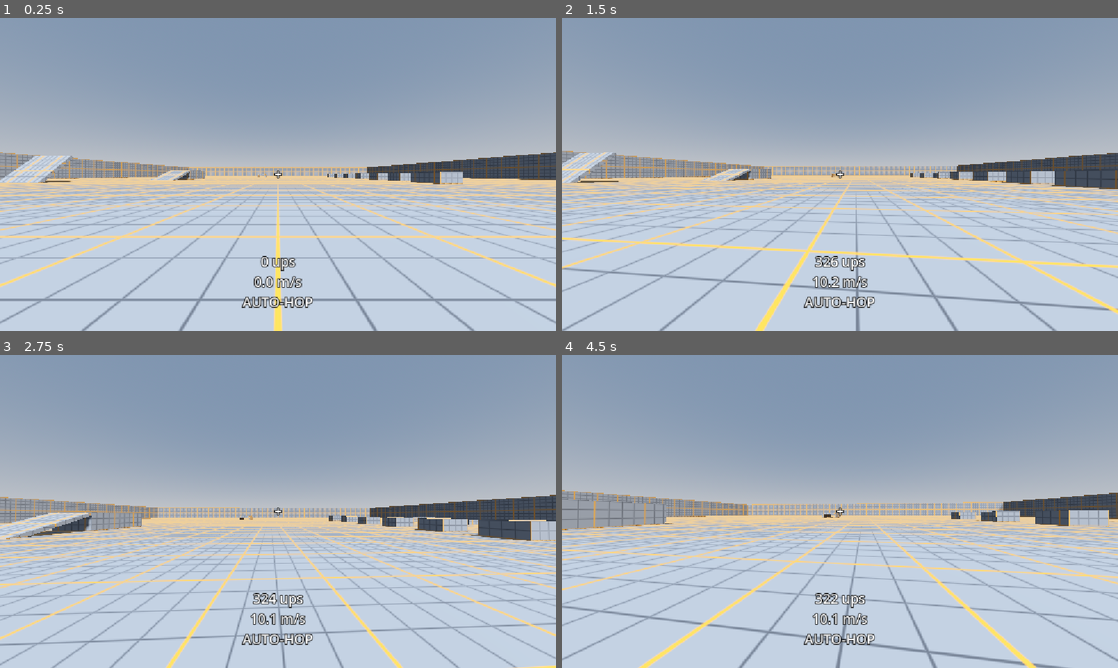
Above: before the commit, frames 1-4 (two rows, left to right).
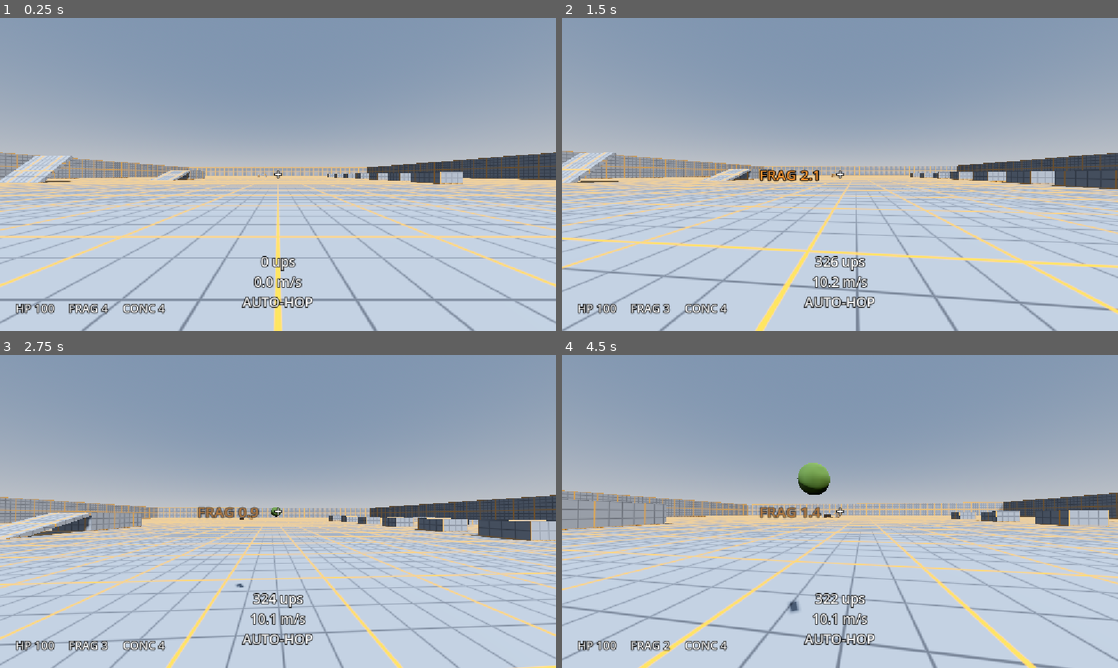
Above: after the commit, the same moments.

Repository: sealscarl/fortress-hop
Game: Godot game, scene res://maps/test_hop.tscn
Same seed, same stepped clock (60 frames per second), same inputs: the game is played once before the commit and once after it. Sound files missing from this copy of the repository are replaced by a short silence.
Inputs (mouse positions are in pixels of both pictures, inside the frame that each line leads up to):
- Up to frame 1 (0.25 s): no input
- Up to frame 2 (1.5 s): tap Enter at 0.5 s; move the mouse to (867, 174) at 0.52 s; hold E (move_forward) from 0.53 s (still down); right-click (867, 174) at 0.6 s; tap Space (jump) at 0.77, 1.07 s; tap Q (grenade_2) at 0.8, 1.35 s; move the mouse to (812, 174) at 1.27 s
- Up to frame 3 (2.75 s): keep holding E (move_forward); tap Space (jump) at 1.52, 1.55, 1.82 s; move the mouse to (289, 505) at 2.02 s; hold Space (jump) from 2.03 s (still down); right-click (289, 505) at 2.3 s
- Up to frame 4 (4.5 s): keep holding E (move_forward); move the mouse to (834, 517) at 2.77 s; release Space (jump) at 2.78 s; right-click (834, 517) at 2.85 s; tap Space (jump) at 3.02, 3.32 s; tap Q (grenade_2) at 3.05, 3.6 s; move the mouse to (878, 514) at 3.52 s; hold Space (jump) 3.53-4.28 s; move the mouse to (795, 508) at 4.27 s; right-click (795, 508) at 4.35 s

The runs differ from the first frame. In frame 1, 0.5% of the frame differs, in the area x 2-30%, y 91-95%; in frame 2, 0.8%; in frame 3, 0.9%; in frame 4, 1.3%, in the area x 2-49%, y 34-95%.

Commit message:
Add frag and concussion grenades with double-tap priming
- Tap a grenade key to prime (3 s fuse), tap again to throw. Held past
  the fuse, it goes off in your hand.
- Fuse timer on the HUD left of the crosshair; beeps once per second and
  four fast beeps in the final second. Timer keeps running after a throw.
- Conc physics from TFC (via Momentum Mod's reverse-engineered values):
  thrown concs push harder toward the edge of the 8.75 m radius; handheld
  concs multiply current velocity (x2.74 lateral, x4.1 vertical) with a
  Fortress Forever-style minimum lift of 4 m/s.
- Frag: 100 damage, Quake-style knockback, half self-damage for
  grenade jumps.
- Health, respawn on death, HUD status line, resupply pad on test map.
- Synthesized timer and explosion sounds, kept in regular Git rather
  than LFS so they can be pushed from any environment.

Co-Authored-By: Claude Opus 5.5 <noreply@anthropic.com>
Claude-Session: https://claude.ai/code/session_01QDQTtBCgcSKAcv2esYiLup

Diff:
--- /dev/null
+++ b/grenades/grenade.gd
@@ -0,0 +1,74 @@
+class_name Grenade
+extends RigidBody3D
+## A thrown grenade. Bounces off the world (not players), counts down its
+## fuse, then asks its thrower to detonate it at its current position.
+
+enum Type { FRAG, CONC }
+
+const COLORS := {
+	Type.FRAG: Color(0.25, 0.35, 0.15),
+	Type.CONC: Color(0.75, 0.9, 1.0),
+}
+
+var type: Type
+var fuse_left: float
+var thrower: GrenadeThrower
+var _mesh: MeshInstance3D
+
+
+static func spawn(p_thrower: GrenadeThrower, p_type: Type, pos: Vector3,
+		vel: Vector3, fuse: float) -> Grenade:
+	var g := Grenade.new()
+	g.thrower = p_thrower
+	g.type = p_type
+	g.fuse_left = fuse
+	p_thrower.get_tree().current_scene.add_child(g)
+	g.global_position = pos
+	g.linear_velocity = vel
+	g.angular_velocity = Vector3(randf_range(-7, 7), randf_range(-7, 7), randf_range(-7, 7))
+	return g
+
+
+func _init() -> void:
+	# Layer 2 = grenades. Collide with the world (layer 1) only, so grenades
+	# never block players and players never kick grenades around.
+	collision_layer = 2
+	collision_mask = 1
+	gravity_scale = 0.8  # Quake/TFC grenades fall at 0.8 x gravity.
+	continuous_cd = true
+	var mat := PhysicsMaterial.new()
+	mat.bounce = 0.6
+	mat.friction = 0.6
+	physics_material_override = mat
+	angular_damp = 1.5
+
+	var shape := CollisionShape3D.new()
+	var sphere := SphereShape3D.new()
+	sphere.radius = 0.12
+	shape.shape = sphere
+	add_child(shape)
+
+	_mesh = MeshInstance3D.new()
+	var sm := SphereMesh.new()
+	sm.radius = 0.12
+	sm.height = 0.24
+	_mesh.mesh = sm
+	add_child(_mesh)
+
+
+func _ready() -> void:
+	var m := StandardMaterial3D.new()
+	m.albedo_color = COLORS[type]
+	if type == Type.CONC:
+		m.emission_enabled = true
+		m.emission = Color(0.4, 0.7, 1.0)
+		m.emission_energy_multiplier = 0.6
+	_mesh.set_surface_override_material(0, m)
+
+
+func _physics_process(delta: float) -> void:
+	fuse_left -= delta
+	if fuse_left <= 0.0:
+		if is_instance_valid(thrower):
+			thrower.detonate(type, global_position, false)
+		queue_free()
--- /dev/null
+++ b/grenades/grenade_thrower.gd
@@ -0,0 +1,251 @@
+class_name GrenadeThrower
+extends Node
+## Lives on the player. Handles double-tap grenades (tap to prime, tap again
+## to throw), the fuse countdown (HUD + beeps), and explosion physics.
+##
+## Conc numbers come from Team Fortress Classic, as reverse-engineered by
+## Momentum Mod (accurate to about 0.1% of TFC), converted to meters
+## (1 m = 32 Quake units).
+
+const TICK_SOUND := preload("res://sounds/grenade_tick.wav")
+const TICK_FINAL_SOUND := preload("res://sounds/grenade_tick_final.wav")
+const FRAG_SOUND := preload("res://sounds/explode_frag.wav")
+const CONC_SOUND := preload("res://sounds/explode_conc.wav")
+
+@export_group("Priming and throwing")
+## Seconds from priming to explosion. Hold past this and it goes off in your hand.
+## TFC conc fuse: 3.81 s.
+@export var fuse_time := 3.0
+@export var max_frags := 4
+@export var max_concs := 4
+## TFC/Momentum: 660 ups.
+@export var throw_speed := 20.625
+## Grenades leave at your aim angle tilted up by this much. TFC/Momentum: 18.5 deg.
+@export var throw_pitch_up_deg := 18.5
+## Fraction of your own velocity added to the throw. TFC: 0 (none).
+@export var inherit_velocity := 0.0
+
+@export_group("Frag")
+@export var frag_damage := 100.0
+## TFC: about 220 units.
+@export var frag_radius := 6.875
+## Knockback speed (m/s) per point of damage. Quake: 8 ups per point = 0.25 m/s.
+@export var frag_knockback := 0.25
+## Your own frags hurt you this much (grenade jumps cost health, not a life).
+@export var self_damage_scale := 0.5
+
+@export_group("Conc (thrown)")
+## TFC: 280 units.
+@export var conc_radius := 8.75
+## Inside this distance, a thrown conc acts like a handheld. TFC: 16 units.
+@export var conc_handheld_distance := 0.5
+
+@export_group("Conc (handheld)")
+## Handheld concs multiply your current horizontal velocity. TFC: 2.74.
+@export var hh_lateral_power := 2.74
+## ...and your current vertical velocity. TFC: 4.1.
+@export var hh_vertical_power := 4.1
+## Fortress Forever-style assist: a handheld always sends you up at least
+## this fast, even if you were standing still or falling. TFC: none (0),
+## so a mistimed handheld could slam you into the floor.
+@export var hh_min_up_speed := 4.0
+
+signal changed  ## Counts, prime state or timer changed (for the HUD).
+
+var frags := 0
+var concs := 0
+var held_type := -1          ## Grenade.Type in hand, or -1.
+var timer_type := -1         ## Type shown on the HUD timer (keeps running after a throw).
+var timer_left := 0.0
+var _last_tick_step := -1
+
+@onready var player: Player = get_parent()
+@onready var _beep := AudioStreamPlayer.new()
+
+
+func _ready() -> void:
+	add_child(_beep)
+	_beep.volume_db = -6.0
+	refill()
+
+
+func refill() -> void:
+	frags = max_frags
+	concs = max_concs
+	changed.emit()
+
+
+func _physics_process(delta: float) -> void:
+	if Input.is_action_just_pressed("grenade_1"):
+		_press(Grenade.Type.FRAG)
+	if Input.is_action_just_pressed("grenade_2"):
+		_press(Grenade.Type.CONC)
+
+	if timer_type == -1:
+		return
+	timer_left -= delta
+	_play_ticks()
+	if timer_left <= 0.0:
+		if held_type != -1:
+			# Held too long: it goes off in your hand.
+			var t := held_type
+			held_type = -1
+			detonate(t, player.center(), true)
+		timer_type = -1
+	changed.emit()
+
+
+func _press(type: Grenade.Type) -> void:
+	if held_type == -1:
+		_prime(type)
+	elif held_type == type:
+		_throw()
+	# Pressing the other grenade key while one is primed does nothing (TFC).
+
+
+func _prime(type: Grenade.Type) -> void:
+	if type == Grenade.Type.FRAG:
+		if frags <= 0: return
+		frags -= 1
+	else:
+		if concs <= 0: return
+		concs -= 1
+	held_type = type
+	timer_type = type
+	timer_left = fuse_time
+	_last_tick_step = -1
+	changed.emit()
+
+
+func _throw() -> void:
+	var cam := player.get_node("Head/Camera3D") as Camera3D
+	var aim := -cam.global_basis.z
+	# Tilt the throw upward around the camera's right axis.
+	aim = aim.rotated(cam.global_basis.x.normalized(), deg_to_rad(throw_pitch_up_deg)).normalized()
+	var vel := aim * throw_speed + player.velocity * inherit_velocity
+	Grenade.spawn(self, held_type, player.center(), vel, timer_left)
+	held_type = -1
+	changed.emit()
+
+
+## Beeps once per second, then four quick beeps in the final second.
+func _play_ticks() -> void:
+	var step: int
+	if timer_left > 1.0:
+		step = int(ceil(timer_left))           # 3, 2 -> one beep per second
+	else:
+		step = -int(ceil(timer_left / 0.25))   # -4..-1 -> beep every 0.25 s
+	if step != _last_tick_step and timer_left > 0.0:
+		_last_tick_step = step
+		_beep.stream = TICK_SOUND if step > 0 else TICK_FINAL_SOUND
+		_beep.play()
+
+
+## Called when the player dies: a primed grenade drops where you stand.
+func drop_held() -> void:
+	if held_type == -1:
+		return
+	Grenade.spawn(self, held_type, player.center(), Vector3.ZERO, timer_left)
+	held_type = -1
+	changed.emit()
+
+
+func detonate(type: Grenade.Type, origin: Vector3, handheld: bool) -> void:
+	_spawn_effect(type, origin)
+	if type == Grenade.Type.FRAG:
+		_frag_explode(origin)
+	else:
+		_conc_explode(origin, handheld)
+
+
+func _frag_explode(origin: Vector3) -> void:
+	for p: Player in get_tree().get_nodes_in_group("player"):
+		var offset := p.center() - origin
+		var dist := offset.length()
+		if dist > frag_radius:
+			continue
+		var points := frag_damage * (1.0 - dist / frag_radius)
+		var dir := offset / dist if dist > 0.05 else Vector3.UP
+		p.launch(p.velocity + dir * points * frag_knockback)
+		p.take_damage(points * (self_damage_scale if p == player else 1.0))
+
+
+func _conc_explode(origin: Vector3, handheld: bool) -> void:
+	for p: Player in get_tree().get_nodes_in_group("player"):
+		var offset := p.center() - origin
+		var dist := offset.length()
+		if dist > conc_radius:
+			continue
+		# A conc that went off in someone's hand only moves that person.
+		if handheld and p != player:
+			continue
+		if (handheld and p == player) or dist < conc_handheld_distance:
+			p.launch(_handheld_velocity(p.velocity))
+		else:
+			p.launch(_thrown_conc_velocity(offset))
+
+
+## TFC drop/thrown conc. Push grows with distance, peaking near the edge of
+## the blast. In Quake units the formula is:
+##   horizontal = h * (8.4 - 0.015 * d),  vertical = z * (12.6 - 0.0225 * d)
+## where h/z are your horizontal/vertical offset from the conc and d the total
+## distance. In meters the constants become 0.48 and 0.72.
+## Note it SETS your velocity rather than adding to it.
+func _thrown_conc_velocity(offset: Vector3) -> Vector3:
+	var dist := offset.length()
+	var horizontal := Vector3(offset.x, 0.0, offset.z) * (8.4 - 0.48 * dist)
+	var vertical := offset.y * (12.6 - 0.72 * dist)
+	return Vector3(horizontal.x, vertical, horizontal.z)
+
+
+## TFC handheld: multiplies the velocity you already had, so a good handheld
+## means jumping (and moving) at the instant it pops. Plus FF-style lift.
+func _handheld_velocity(v: Vector3) -> Vector3:
+	return Vector3(
+		v.x * hh_lateral_power,
+		maxf(v.y * hh_vertical_power, hh_min_up_speed),
+		v.z * hh_lateral_power)
+
+
+func _spawn_effect(type: Grenade.Type, origin: Vector3) -> void:
+	var scene := get_tree().current_scene
+	var radius := frag_radius if type == Grenade.Type.FRAG else conc_radius
+	var color := Color(1.0, 0.55, 0.15) if type == Grenade.Type.FRAG else Color(0.5, 0.8, 1.0)
+
+	var flash := MeshInstance3D.new()
+	var sm := SphereMesh.new()
+	sm.radius = 1.0
+	sm.height = 2.0
+	flash.mesh = sm
+	var m := StandardMaterial3D.new()
+	m.shading_mode = BaseMaterial3D.SHADING_MODE_UNSHADED
+	m.transparency = BaseMaterial3D.TRANSPARENCY_ALPHA
+	m.cull_mode = BaseMaterial3D.CULL_DISABLED
+	m.albedo_color = Color(color, 0.35)
+	flash.material_override = m
+	scene.add_child(flash)
+	flash.global_position = origin
+
+	var light := OmniLight3D.new()
+	light.light_color = color
+	light.light_energy = 6.0
+	light.omni_range = radius * 1.5
+	scene.add_child(light)
+	light.global_position = origin
+
+	var sound := AudioStreamPlayer3D.new()
+	sound.stream = FRAG_SOUND if type == Grenade.Type.FRAG else CONC_SOUND
+	sound.unit_size = 20.0
+	scene.add_child(sound)
+	sound.global_position = origin
+	sound.play()
+	sound.finished.connect(sound.queue_free)
+
+	# Sphere grows to the blast radius and fades: shows exactly how far it reaches.
+	var tw := scene.create_tween().set_parallel()
+	flash.scale = Vector3.ONE * 0.2
+	tw.tween_property(flash, "scale", Vector3.ONE * radius, 0.18)
+	tw.tween_property(m, "albedo_color:a", 0.0, 0.35)
+	tw.tween_property(light, "light_energy", 0.0, 0.35)
+	tw.chain().tween_callback(flash.queue_free)
+	tw.tween_callback(light.queue_free)
--- /dev/null
+++ b/maps/resupply.gd
@@ -0,0 +1,13 @@
+extends Area3D
+## Step on it to refill health and grenades.
+
+func _ready() -> void:
+	collision_layer = 0
+	collision_mask = 4  # Players.
+	body_entered.connect(_on_body_entered)
+
+
+func _on_body_entered(body: Node3D) -> void:
+	if body is Player:
+		body.health = body.max_health
+		body.grenades.refill()
--- a/maps/test_hop.tscn
+++ b/maps/test_hop.tscn
@@ -2,6 +2,18 @@
 
 [ext_resource type="PackedScene" path="res://player/player.tscn" id="1_player"]
 [ext_resource type="Shader" path="res://shaders/grid.gdshader" id="2_grid"]
+[ext_resource type="Script" path="res://maps/resupply.gd" id="3_resupply"]
+
+[sub_resource type="BoxShape3D" id="BoxShape3D_resupply"]
+size = Vector3(4, 2, 4)
+
+[sub_resource type="BoxMesh" id="BoxMesh_resupply"]
+size = Vector3(4, 0.1, 4)
+
+[sub_resource type="StandardMaterial3D" id="Mat_resupply"]
+albedo_color = Color(0.2, 0.9, 0.35, 1)
+emission_enabled = true
+emission = Color(0.1, 0.6, 0.2, 1)
 
 [sub_resource type="ShaderMaterial" id="ShaderMaterial_grid"]
 render_priority = 0
@@ -130,5 +142,17 @@
 size = Vector3(0.5000, 1.3000, 12.0000)
 material = SubResource("ShaderMaterial_grid")
 
+[node name="Resupply" type="Area3D" parent="."]
+transform = Transform3D(1, 0, 0, 0, 1, 0, 0, 0, 1, 6, 1, 60)
+script = ExtResource("3_resupply")
+
+[node name="Shape" type="CollisionShape3D" parent="Resupply"]
+shape = SubResource("BoxShape3D_resupply")
+
+[node name="Pad" type="MeshInstance3D" parent="Resupply"]
+transform = Transform3D(1, 0, 0, 0, 1, 0, 0, 0, 1, 0, -0.95, 0)
+mesh = SubResource("BoxMesh_resupply")
+surface_material_override/0 = SubResource("Mat_resupply")
+
 [node name="Player" parent="." instance=ExtResource("1_player")]
 transform = Transform3D(1, 0, 0, 0, 1, 0, 0, 0, 1, 0, 0.1, 60)
--- /dev/null
+++ b/player/hud.gd
@@ -0,0 +1,29 @@
+extends CanvasLayer
+## Grenade fuse timer (left of the crosshair), plus health and grenade counts.
+
+const FRAG_COLOR := Color(1.0, 0.6, 0.2)
+const CONC_COLOR := Color(0.55, 0.85, 1.0)
+
+@onready var player: Player = get_parent()
+@onready var timer_label: Label = $GrenadeTimer
+@onready var status_label: Label = $Status
+
+
+func _process(_delta: float) -> void:
+	var g := player.grenades
+	if g.timer_type == -1:
+		timer_label.visible = false
+	else:
+		timer_label.visible = true
+		var is_frag := g.timer_type == Grenade.Type.FRAG
+		var color := FRAG_COLOR if is_frag else CONC_COLOR
+		# Dim once thrown; flash red in the last second while still in hand.
+		if g.held_type == -1:
+			color.a = 0.55
+		elif g.timer_left < 1.0 and fmod(g.timer_left, 0.25) > 0.125:
+			color = Color(1, 0.2, 0.2)
+		timer_label.modulate = color
+		timer_label.text = "%s %.1f" % ["FRAG" if is_frag else "CONC", maxf(g.timer_left, 0.0)]
+
+	status_label.text = "HP %d     FRAG %d     CONC %d" % [
+		ceili(player.health), g.frags, g.concs]
--- a/player/player.tscn
+++ b/player/player.tscn
@@ -1,11 +1,23 @@
 [gd_scene format=3]
 
 [ext_resource type="Script" path="res://player/player_movement.gd" id="1_move"]
+[ext_resource type="Script" path="res://grenades/grenade_thrower.gd" id="2_gren"]
+[ext_resource type="Script" path="res://player/hud.gd" id="3_hud"]
 
 [sub_resource type="CapsuleShape3D" id="CapsuleShape3D_hull"]
 resource_local_to_scene = true
 radius = 0.4
 height = 1.8
+
+[sub_resource type="LabelSettings" id="LabelSettings_timer"]
+font_size = 30
+outline_size = 8
+outline_color = Color(0, 0, 0, 1)
+
+[sub_resource type="LabelSettings" id="LabelSettings_status"]
+font_size = 24
+outline_size = 6
+outline_color = Color(0, 0, 0, 1)
 
 [sub_resource type="LabelSettings" id="LabelSettings_speed"]
 font_size = 28
@@ -13,6 +25,7 @@
 outline_color = Color(0, 0, 0, 1)
 
 [node name="Player" type="CharacterBody3D" groups=["player"]]
+collision_layer = 4
 floor_max_angle = 0.785398
 floor_snap_length = 0.05
 script = ExtResource("1_move")
@@ -29,7 +42,11 @@
 fov = 90.0
 near = 0.05
 
+[node name="Grenades" type="Node" parent="."]
+script = ExtResource("2_gren")
+
 [node name="HUD" type="CanvasLayer" parent="."]
+script = ExtResource("3_hud")
 
 [node name="Speed" type="Label" parent="HUD"]
 anchors_preset = 7
@@ -64,3 +81,33 @@
 label_settings = SubResource("LabelSettings_speed")
 horizontal_alignment = 1
 vertical_alignment = 1
+
+[node name="GrenadeTimer" type="Label" parent="HUD"]
+visible = false
+anchors_preset = 8
+anchor_left = 0.5
+anchor_top = 0.5
+anchor_right = 0.5
+anchor_bottom = 0.5
+offset_left = -260.0
+offset_top = -22.0
+offset_right = -40.0
+offset_bottom = 22.0
+grow_horizontal = 0
+grow_vertical = 2
+text = "CONC 3.0"
+label_settings = SubResource("LabelSettings_timer")
+horizontal_alignment = 2
+vertical_alignment = 1
+
+[node name="Status" type="Label" parent="HUD"]
+anchors_preset = 2
+anchor_top = 1.0
+anchor_bottom = 1.0
+offset_left = 32.0
+offset_top = -64.0
+offset_right = 600.0
+offset_bottom = -28.0
+grow_vertical = 0
+text = "HP 100     FRAG 4     CONC 4"
+label_settings = SubResource("LabelSettings_status")
--- a/player/player_movement.gd
+++ b/player/player_movement.gd
@@ -47,6 +47,9 @@
 @export var stand_eye_height := 1.6
 @export var crouch_eye_height := 0.95
 
+@export_group("Health")
+@export var max_health := 100.0
+
 @export_group("Mouse")
 ## Degrees of turn per pixel of mouse movement (like Quake's m_yaw 0.022 x sens).
 @export var mouse_sensitivity := 0.1
@@ -54,13 +57,19 @@
 @onready var collision: CollisionShape3D = $CollisionShape3D
 @onready var head: Node3D = $Head
 @onready var speed_label: Label = $HUD/Speed
+@onready var grenades: GrenadeThrower = $Grenades
 
 var crouched := false
+var health := 100.0
 var spawn_transform: Transform3D
+## Set by explosions so the next tick treats you as airborne, even if you
+## were standing on the floor when the blast hit.
+var _launched := false
 
 
 func _ready() -> void:
 	spawn_transform = global_transform
+	health = max_health
 	Input.mouse_mode = Input.MOUSE_MODE_CAPTURED
 	_apply_hull(stand_height)
 	head.position.y = stand_eye_height
@@ -91,12 +100,15 @@
 	if input == Vector2.ZERO:
 		wish_speed = 0.0
 
-	if is_on_floor() and _wants_jump():
+	var on_ground := is_on_floor() and not _launched
+	_launched = false
+
+	if on_ground and _wants_jump():
 		# Jump before friction is applied: landing and jumping on the same
 		# tick keeps all your speed. This is what makes bhopping possible.
 		velocity.y = jump_velocity
 		_air_move(wish_dir, wish_speed, delta)
-	elif is_on_floor():
+	elif on_ground:
 		_apply_friction(delta)
 		_accelerate(wish_dir, wish_speed, ground_accelerate, delta)
 		velocity.y = 0.0
@@ -210,9 +222,30 @@
 	collision.position.y = height * 0.5
 
 
+## Middle of the player's hull, which is what explosions measure distance to.
+func center() -> Vector3:
+	return global_position + Vector3.UP * collision.position.y
+
+
+## Explosions call this to replace your velocity.
+func launch(new_velocity: Vector3) -> void:
+	velocity = new_velocity
+	_launched = true
+
+
+func take_damage(amount: float) -> void:
+	health -= amount
+	if health <= 0.0:
+		grenades.drop_held()
+		respawn()
+
+
 func respawn() -> void:
 	global_transform = spawn_transform
 	velocity = Vector3.ZERO
+	health = max_health
+	if is_node_ready():
+		grenades.refill()
 
 
 func _update_hud() -> void:
--- a/project.godot
+++ b/project.godot
@@ -72,6 +72,7 @@
 
 common/physics_ticks_per_second=128
 3d/physics_engine="Jolt Physics"
+3d/default_gravity=25.0
 
 [rendering]
 
Not shown, added: grenades/grenade.gd.uid
Not shown, added: grenades/grenade_thrower.gd.uid
Not shown, added: maps/resupply.gd.uid
Not shown, added: player/hud.gd.uid
Not shown, added: sounds/explode_conc.wav.import
Not shown, added: sounds/explode_frag.wav.import
Not shown, added: sounds/grenade_tick.wav.import
Not shown, added: sounds/grenade_tick_final.wav.import
Not shown, changed: .gitattributes
Not shown, changed: docs/movement_spec.md
Not shown, added: sounds/explode_conc.wav
Not shown, added: sounds/explode_frag.wav
(and 2 more such lines)
